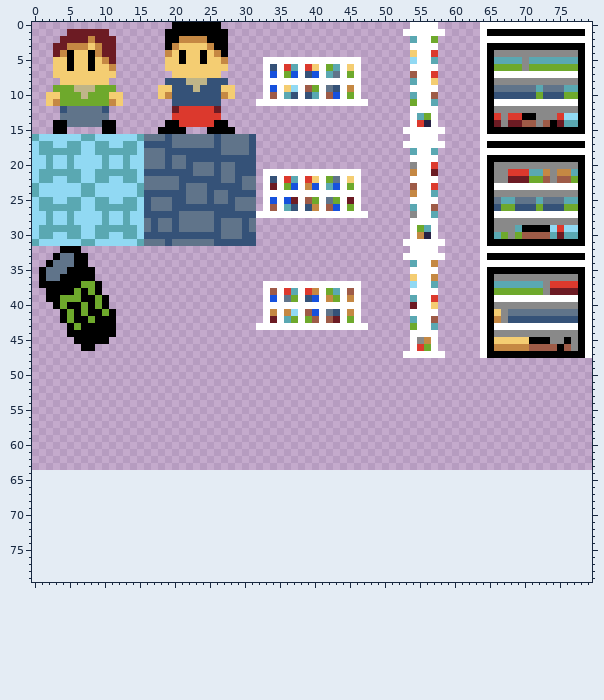
Sprite sheet, stored at Assets/spritesheet.png. Above is the file before it was changed.
The file is 80x64 pixels. The old version is drawn lined up with the new one, on the new canvas.
And afterwards:
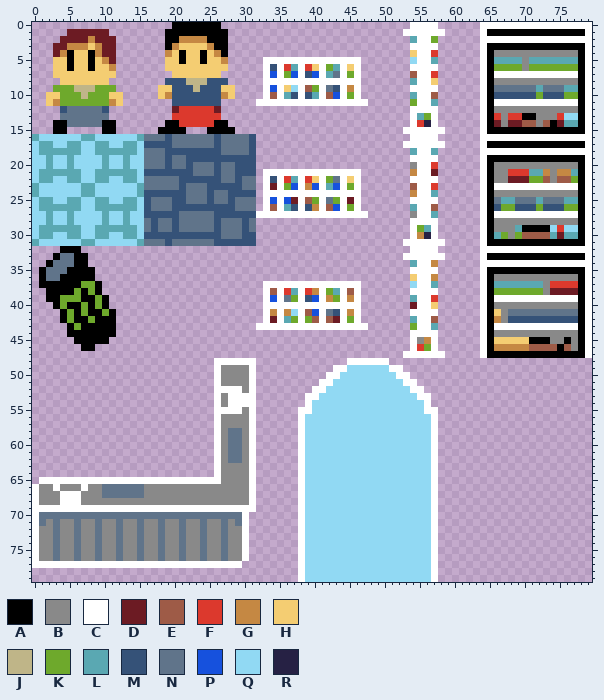
Palette (. is transparent): A #000000  B #898989  C #ffffff  D #6c1b23  E #9e5b47  F #dc392d  G #c58843  H #f4cd72  J #bfb588  K #6ea92c  L #5aa8b2  M #355278  N #60748a  P #1651dd  Q #91d9f3  R #262144
What changed:
canvas 80x64 -> 80x80
The edit adds colour B in rows 49 to 51 at x 27 to 30; in row 52 at x 30; in rows 53 to 54 at x 27; in row 55 at x 30; in rows 56 to 57 at x 27 to 30; in rows 58 to 62 at x 27 and 30.
The edit adds colour B in rows 63 to 65 at x 27 to 30; in row 66 at x 1 to 2, 4 to 6, 8 to 9 and 16 to 30; in row 67 at x 1 to 3, 7 to 9 and 16 to 30; in row 68 at x 1 to 3 and 7 to 30; in row 71 at x 2, 4 to 5, 7 to 8, 10 to 11, 13 to 14, 16 to 17, 19 to 20, 22 to 23, 25 to 26 and 28; in rows 72 to 76 at x 1 to 2, 4 to 5, 7 to 8, 10 to 11, 13 to 14, 16 to 17, 19 to 20, 22 to 23, 25 to 26 and 28 to 29.
The edit adds colour C in row 48 at x 26 to 31 and 45 to 50; in row 49 at x 26, 31, 43 to 44 and 51 to 52; in row 50 at x 26, 31, 42 to 43 and 52 to 53; in row 51 at x 26, 31, 41 to 42 and 53 to 54; in row 52 at x 26 to 29, 31, 40 to 41 and 54 to 55; in row 53 at x 26, 28 to 31, 39 to 40 and 55 to 56.
The edit adds colour C in row 54 at x 26, 28 to 31, 39 and 56; in row 55 at x 26 to 29, 31, 38 to 39 and 56 to 57; in rows 56 to 64 at x 26, 31, 38 and 57; in row 65 at x 1 to 26, 31, 38 and 57; in row 66 at x 0, 3, 7, 31, 38 and 57; in rows 67 to 68 at x 0, 4 to 6, 31, 38 and 57.
The edit adds colour C in row 69 at x 0 to 31, 38 and 57; in rows 70 to 76 at x 0, 30, 38 and 57; in row 77 at x 0 to 29, 38 and 57; in rows 78 to 79 at x 38 and 57.
The edit adds colour N in rows 58 to 62 at x 28 to 29; in rows 66 to 67 at x 10 to 15; in row 70 at x 1 to 29; in row 71 at x 1, 3, 6, 9, 12, 15, 18, 21, 24, 27 and 29; in rows 72 to 76 at x 3, 6, 9, 12, 15, 18, 21, 24 and 27.
The edit adds colour Q in row 49 at x 45 to 50; in row 50 at x 44 to 51; in row 51 at x 43 to 52; in row 52 at x 42 to 53; in row 53 at x 41 to 54; in rows 54 to 55 at x 40 to 55.
The edit adds colour Q in rows 56 to 79 at x 39 to 56.
Pixel boxes of the changes (left, top, right, bottom) in both pictures:
added: (32, 358, 256, 568)
added: (298, 358, 438, 582)
